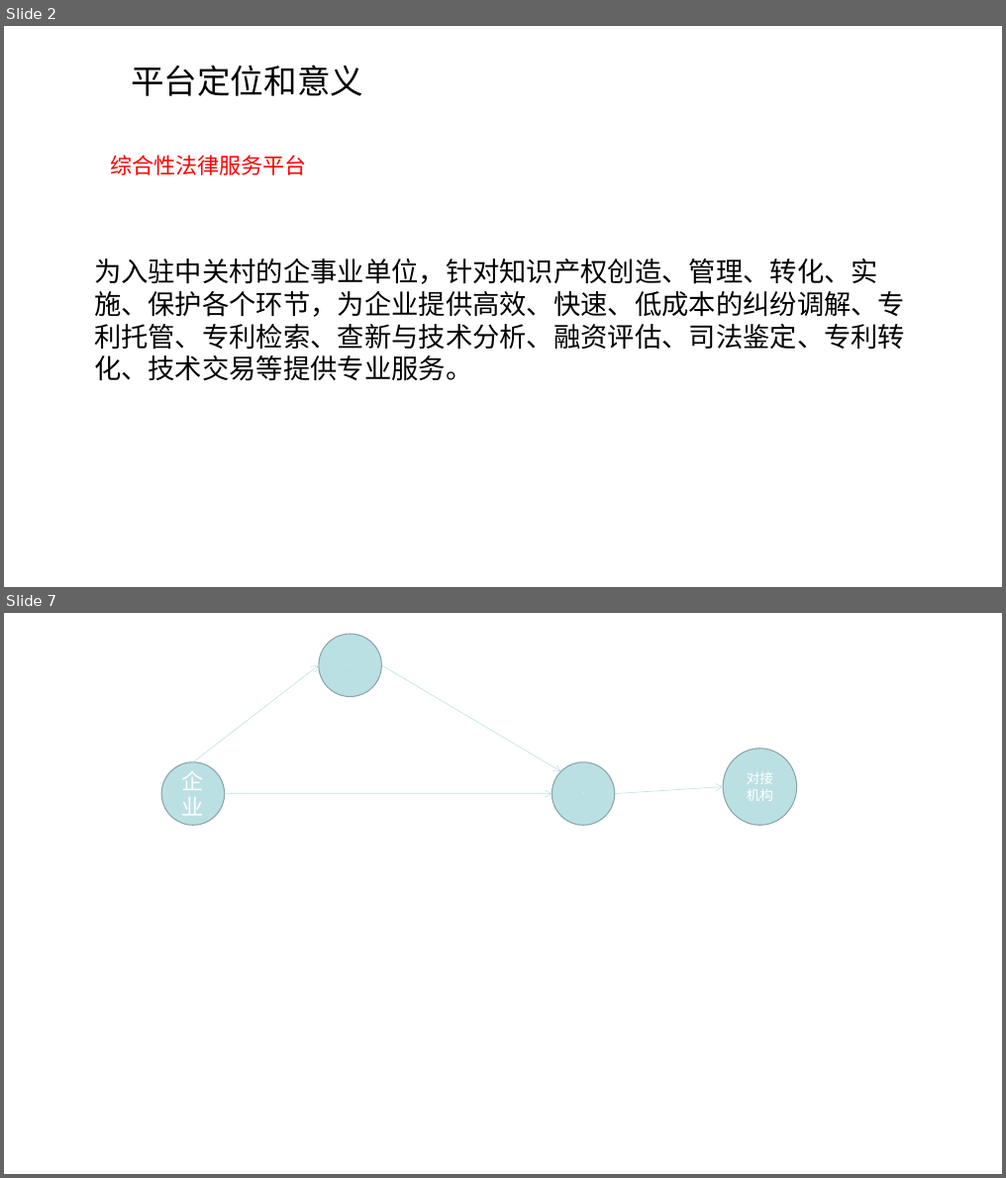
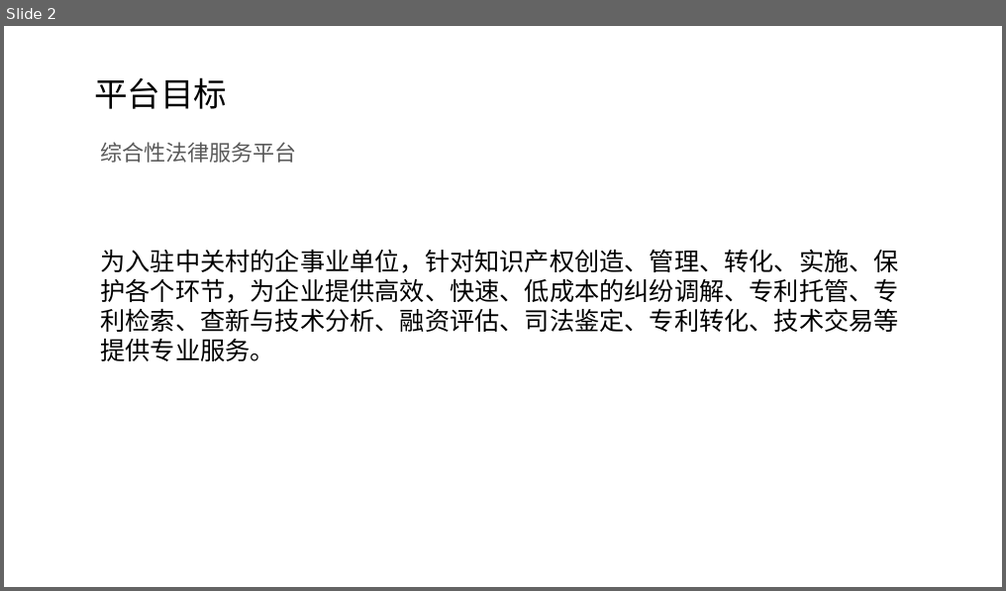
Before and after one commit to petite-chen/data, a slide deck: 资料/1.海知平台介绍.ppt. Shown one above the other, each under a label of ours: slides 2 and 7 before the commit, slide 2 after it; the slides between them are not shown. The pictures are 1006x1178 and 1006x591 pixels, drawn with LibreOffice and Linux fonts; fonts in the diff are those of the drawing. Boxes give left, top, right and bottom in pixels: in the first picture for what was removed or moved away, otherwise in the second. Text is boxed around its words. In the diff, an @@ line names an element or a change of style, - is before the commit and + after.

```diff
--- a/资料/1.海知平台介绍.ppt
+++ b/资料/1.海知平台介绍.ppt
@@ slide 7 removed at (x1=4, y1=613, x2=1002, y2=1174), background #FFFFFF @@
@@ ellipse removed at (x1=318, y1=634, x2=381, y2=697) @@
@@ arrow removed from (193, 762) to (319, 665) @@
@@ arrow removed from (381, 665) to (560, 771) @@
@@ ellipse removed at (x1=723, y1=749, x2=797, y2=826) @@
-对接
-机构
@@ ellipse removed at (x1=161, y1=761, x2=225, y2=825) @@
-企业
@@ ellipse removed at (x1=551, y1=761, x2=615, y2=825) @@
@@ arrow removed from (615, 794) to (723, 786) @@
@@ arrow removed from (225, 793) to (551, 794) @@
@@ slide 2 changed as well @@
@@ text at (x1=94, y1=77, x2=227, y2=109): text changed @@
-平台定位和意义
+平台目标
@@ text "综合性法律服务平台" moved from (x1=111, y1=155, x2=307, y2=175) to (x1=101, y1=142, x2=297, y2=163) @@
@@ text "综合性法律服务平台" at (x1=101, y1=142, x2=297, y2=163): text colour #FF0000 to #595959 @@
@@ text "为入驻中关村的企事业单位，针对知识产权创造、管理、转化、实施、保护各个环节，为企业提供高效、快速、低成本的纠纷调解、专利 ..." moved from (x1=94, y1=259, x2=905, y2=381) to (x1=101, y1=249, x2=899, y2=362) @@
@@ text "为入驻中关村的企事业单位，针对知识产权创造、管理、转化、实施、保护各个环节，为企业提供高效、快速、低成本的纠纷调解、专利 ..." at (x1=101, y1=249, x2=899, y2=362): size 26 to 24 pt, font Arial to Noto Sans CJK SC @@
```
Also in this commit, not shown: 1 other slide changed, 9 slides added, 4 other slides removed, 4 other files.
